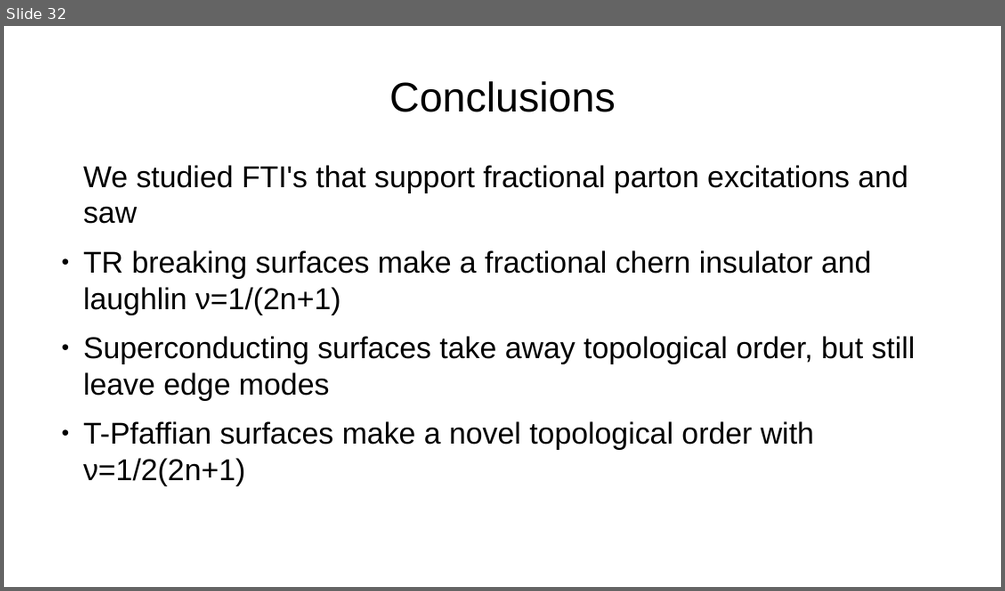
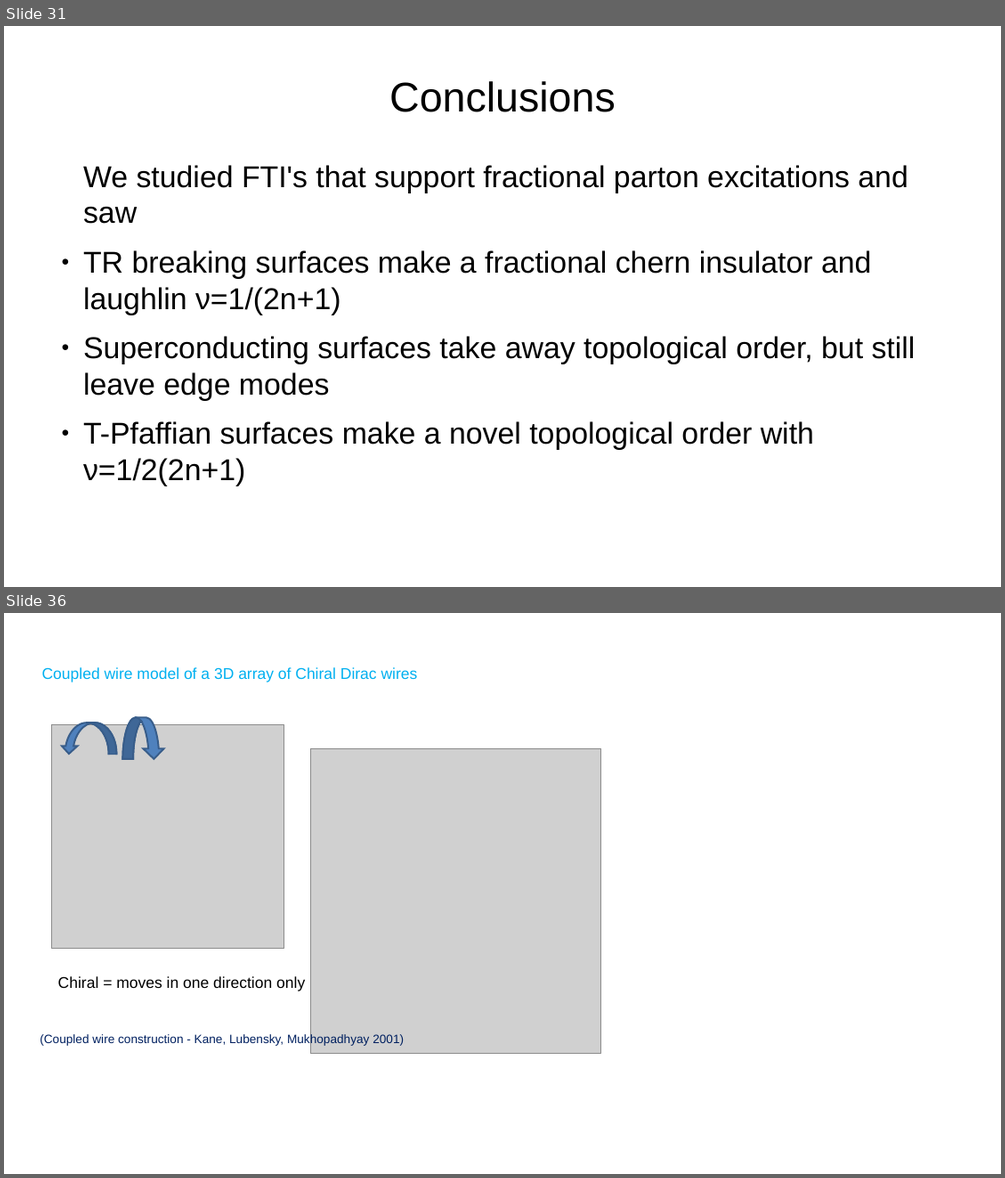
Before and after one commit to asirota12/Thesis, a slide deck: ThesisDefense.odp. Shown one above the other, each under a label of ours: slide 32 before the commit, slides 31 and 36 after it; the slides between them are not shown. The pictures are 1005x591 and 1005x1178 pixels, drawn with LibreOffice and Linux fonts; fonts in the diff are those of the drawing; grey boxes stand for pictures. Boxes give left, top, right and bottom in pixels: in the first picture for what was removed or moved away, otherwise in the second. Text is boxed around its words. In the diff, an @@ line names an element or a change of style, - is before the commit and + after.

```diff
--- a/ThesisDefense.odp
+++ b/ThesisDefense.odp
@@ slide 36 added at bbox=[4, 613, 1001, 1174], background #FFFFFF @@
@@ text added at bbox=[42, 667, 418, 682], 18 pt, text #00B0F0 @@
+Coupled wire model of a 3D array of Chiral Dirac wires
@@ freeform shape added at bbox=[123, 718, 165, 759], fill #4F81BD, outline #385D8A 2.01 pt @@
@@ picture added at bbox=[52, 724, 283, 948] @@
@@ freeform shape added at bbox=[61, 722, 117, 754], fill #4F81BD, outline #385D8A 2.01 pt @@
@@ picture added at bbox=[310, 748, 601, 1053] @@
@@ text added at bbox=[58, 976, 305, 991], 18 pt, text #000000 @@
+Chiral = moves in one direction only
@@ text added at bbox=[40, 1033, 404, 1046], 14 pt, text #002060 @@
+(Coupled wire construction - Kane, Lubensky, Mukhopadhyay 2001)
@@ what was slide 32 is now slide 31 @@
```
Also in this commit, not shown: 4 slides changed, 31 other slides added, 4 slides removed, 1 other file.
